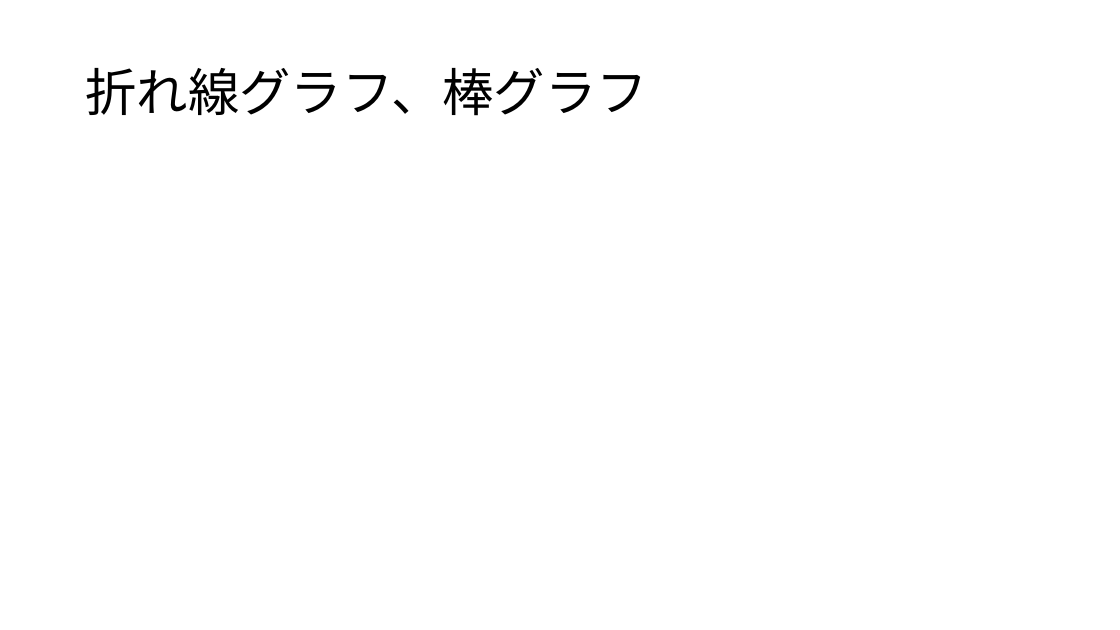
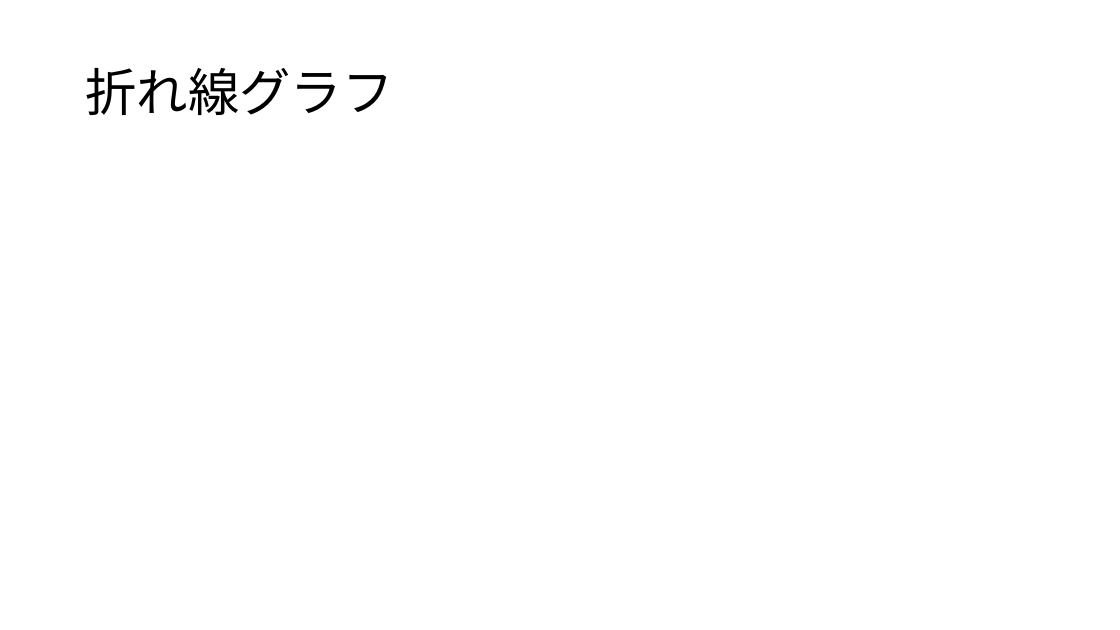
Before and after one commit to erevest-cobalt/3pro, a slide deck: slide 6 of 統計データの可視化.pptx (slide 5 before the commit). Drawn at 1120x630 pixels with LibreOffice and Linux fonts; fonts in the diff are those of the drawing. Boxes give left, top, right and bottom in pixels: in the first picture for what was removed or moved away, otherwise in the second. Text is boxed around its words. In the diff, an @@ line names an element or a change of style, - is before the commit and + after.

```diff
--- a/統計データの可視化.pptx
+++ b/統計データの可視化.pptx
@@ title at (85, 68, 393, 115): text changed @@
-折れ線グラフ、棒グラフ
+折れ線グラフ
```
Also in this commit, not shown: 5 other slides changed, 3 slides added, 1 other file.
